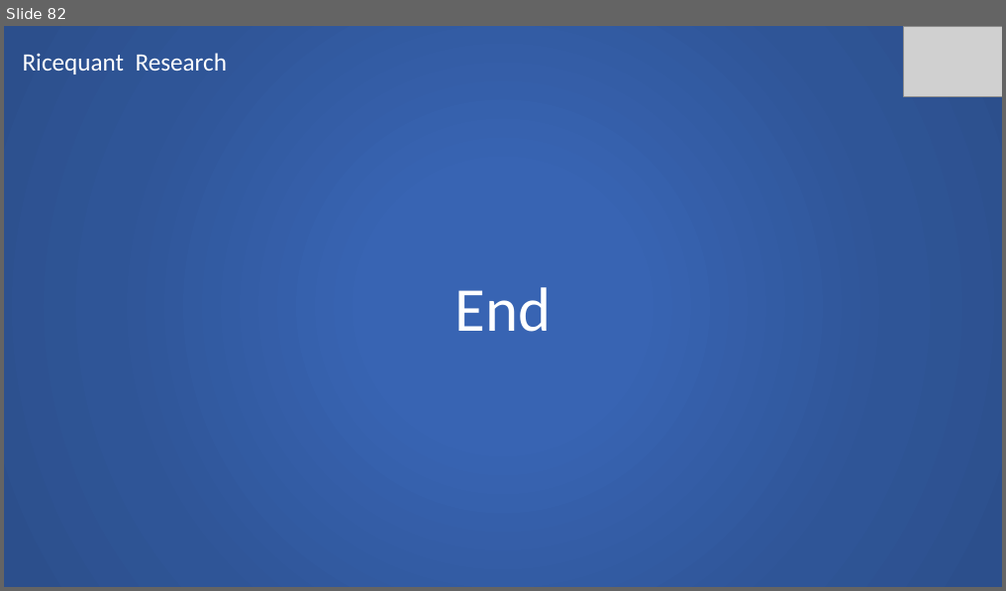
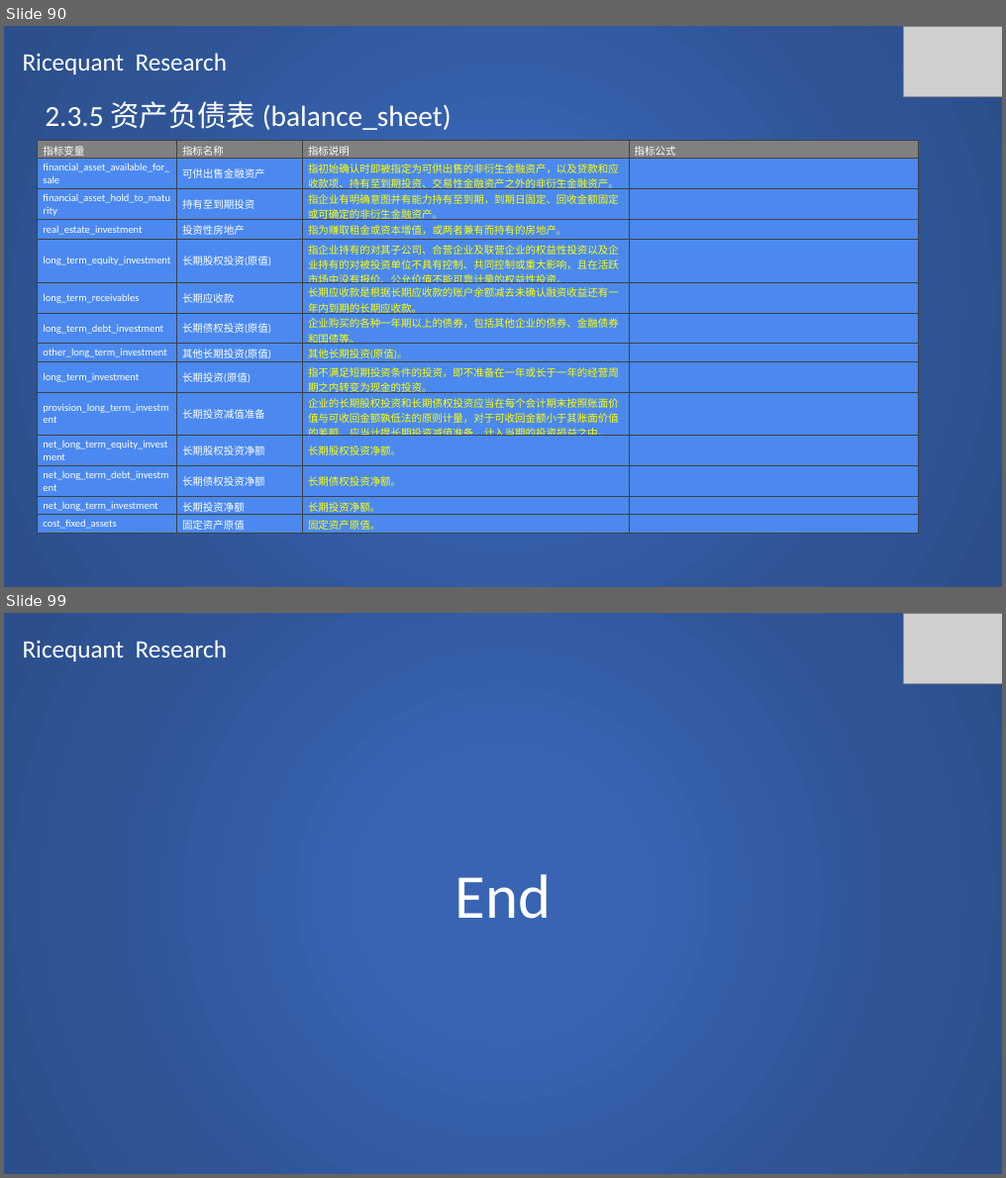
Before and after one commit to SCITLAS/Stellar, a slide deck: Stellar_0.1/documents/rice_quant_research.pptx. Shown one above the other, each under a label of ours: slide 82 before the commit, slides 90 and 99 after it; the slides between them are not shown. The pictures are 1006x591 and 1006x1178 pixels, drawn with LibreOffice and Linux fonts; fonts in the diff are those of the drawing; grey boxes stand for pictures. Boxes give left, top, right and bottom in pixels: in the first picture for what was removed or moved away, otherwise in the second. Text is boxed around its words. In the diff, an @@ line names an element or a change of style, - is before the commit and + after.

Commit message:
Ricequant research 50% done.

```diff
--- a/Stellar_0.1/documents/rice_quant_research.pptx
+++ b/Stellar_0.1/documents/rice_quant_research.pptx
@@ slide 90 added at (4,26,1002,587), background #FFFFFF @@
@@ rectangle added at (4,26,1002,587), fill gradient #3864B3 to #2F5597 to #2C4F8C @@
@@ text added at (23,53,228,75), 24 pt, text #FFFFFF @@
+Ricequant Research
@@ picture added at (903,26,1002,96) @@
@@ text added at (45,101,451,130), 28 pt, text #FFFFFF @@
+2.3.5 资产负债表 (balance_sheet)
@@ table added at (38,141,919,545), 14 rows, 4 columns @@
+指标变量 | 指标名称 | 指标说明 | 指标公式
+financial_asset_available_for_sale | 可供出售金融资产 | 指初始确认时即被指定为可供出售的非衍生金融资产，以及贷款和应收款项、持有至到期投资、交易性金融资产之外的非衍生金融资产。 | 
+financial_asset_hold_to_maturity | 持有至到期投资 | 指企业有明确意图并有能力持有至到期，到期日固定、回收金额固定或可确定的非衍生金融资产。 | 
+real_estate_investment | 投资性房地产 | 指为赚取租金或资本增值，或两者兼有而持有的房地产。 | 
+long_term_equity_investment | 长期股权投资(原值) | 指企业持有的对其子公司、合营企业及联营企业的权益性投资以及企业持有的对被投资单位不具有控制、共同控制或重大影响，且在活跃市场中没有报价、公允价值不能可靠计量的权益性投资。 | 
+long_term_receivables | 长期应收款 | 长期应收款是根据长期应收款的账户余额减去未确认融资收益还有一年内到期的长期应收款。 | 
+long_term_debt_investment | 长期债权投资(原值) | 企业购买的各种一年期以上的债券，包括其他企业的债券、金融债券和国债等。 | 
+other_long_term_investment | 其他长期投资(原值) | 其他长期投资(原值)。 | 
+long_term_investment | 长期投资(原值) | 指不满足短期投资条件的投资，即不准备在一年或长于一年的经营周期之内转变为现金的投资。 | 
+provision_long_term_investment | 长期投资减值准备 | 企业的长期股权投资和长期债权投资应当在每个会计期末按照账面价值与可收回金额孰低法的原则计量，对于可收回金额小于其账面价值的差额，应当计提长期投资减值准备，计入当期的投资损益之中。 | 
+net_long_term_equity_investment | 长期股权投资净额 | 长期股权投资净额。 | 
+net_long_term_debt_investment | 长期债权投资净额 | 长期债权投资净额。 | 
+net_long_term_investment | 长期投资净额 | 长期投资净额。 | 
+cost_fixed_assets | 固定资产原值 | 固定资产原值。 | 
@@ what was slide 82 is now slide 99 @@
```
Also in this commit, not shown: 16 other slides added.
